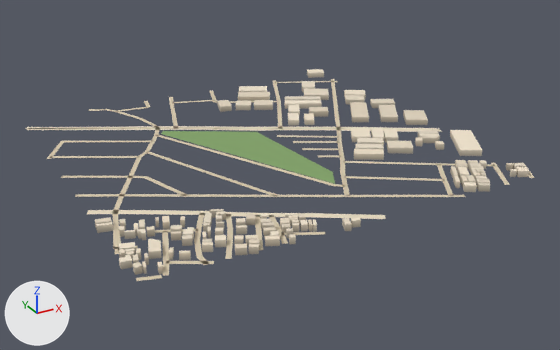
The glTF model public/assets/bengaluru-region-v1/tiles/t-12_9-l1.glb, before and after one commit.
The view is the same before and after, from a 50 mm camera at (-6181.0, 3903.0, 376.0) aimed at (-5729.0, 4725.0, -35.0). Every picture has the same lights, and +X, +Y and +Z are marked at lower left. The picture after the commit comes second.

Names of what the first picture shows: 'building', 'ground'.
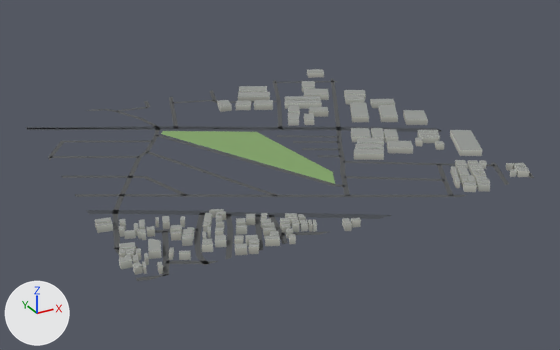
Pixel boxes (x1, y1, x2, y2) of what changed, in the pictures (560 x 350 px; the box of a moved part takes in the faces that stretch with it):
```json
{"part": 1, "of": "me_building", "change": "recoloured", "before": [95, 69, 530, 275], "after": [95, 69, 530, 275]}
{"part": 2, "of": "me_ground", "change": "moved or reshaped", "before": [26, 79, 510, 281], "after": [26, 79, 509, 281]}
{"part": 3, "of": "me_ground", "change": "recoloured", "before": [27, 80, 507, 265], "after": [27, 80, 507, 265]}
```

Edits to the scene script, one JSON object a line:
```json
{"block": "me_building", "where": "# used by ob_building; location = (-6000.0, 4500.0, 0.0)"}
{"op": "remove", "block": "me_building", "code": "me_building.from_pydata(...)  # 1078 vertices, 1355 faces; spans x -6.0..524.0, y -7.0..510.0, z 0.0..8.0"}
{"op": "add", "block": "me_building", "code": "me_building.from_pydata(...)  # 1078 vertices, 1632 faces; spans x -6.0..524.0, y -7.0..510.0, z 0.0..8.0"}
{"block": "me_building", "change": "me_building part 1: 1355 kept faces spanning x -6.0..524.0, y -7.0..510.0, z 0.0..8.0 get new vertex colours"}
{"block": "me_building", "change": "edits to the shape of me_building do not show in these pictures"}
{"block": "me_ground", "where": "# used by ob_ground; location = (-6000.0, 4500.0, 0.0)"}
{"op": "remove", "block": "me_ground", "code": "me_ground.from_pydata(...)  # 626 vertices, 547 faces; spans x -3.0..503.0, y -4.0..502.0, z 1.0"}
{"op": "add", "block": "me_ground", "code": "me_ground.from_pydata(...)  # 641 vertices, 560 faces; spans x 0.0..500.0, y 0.0..500.0, z 1.0"}
{"block": "me_ground", "change": "me_ground part 2"}
{"block": "me_ground", "change": "42 vertices are removed from x -3.0..503.0, y -4.0..501.0, z 1.0"}
{"block": "me_ground", "change": "47 faces are deleted"}
{"block": "me_ground", "change": "32 vertices move from x -3.0..503.0, y -3.0..502.0, z 1.0 to x 0.0..500.0, y 0.0..500.0, z 1.0"}
{"block": "me_ground", "change": "55 vertices are added at x 0.0..500.0, y 0.0..500.0, z 1.0"}
{"block": "me_ground", "change": "58 new faces join them"}
{"block": "me_ground", "change": "me_ground part 3: 413 kept faces spanning x 0.0..500.0, y 0.0..500.0, z 1.0 get new vertex colours; the middle colour goes from beige #d7c9ae to dark grey #535556"}
{"block": "me_ground", "change": "other edits to the shape of me_ground do not show in these pictures"}
```
